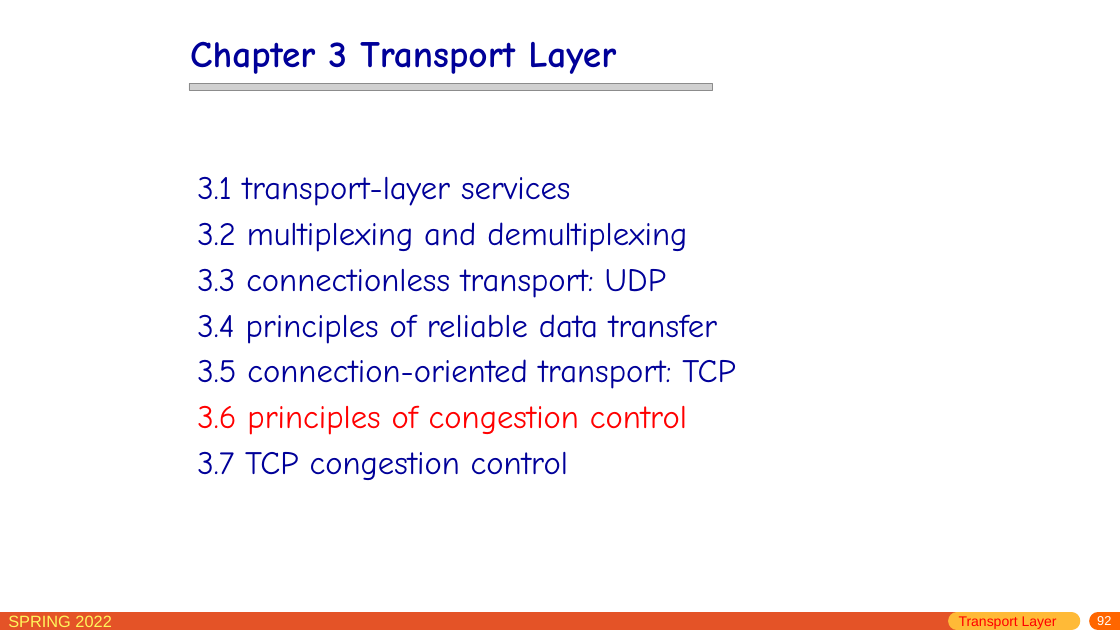
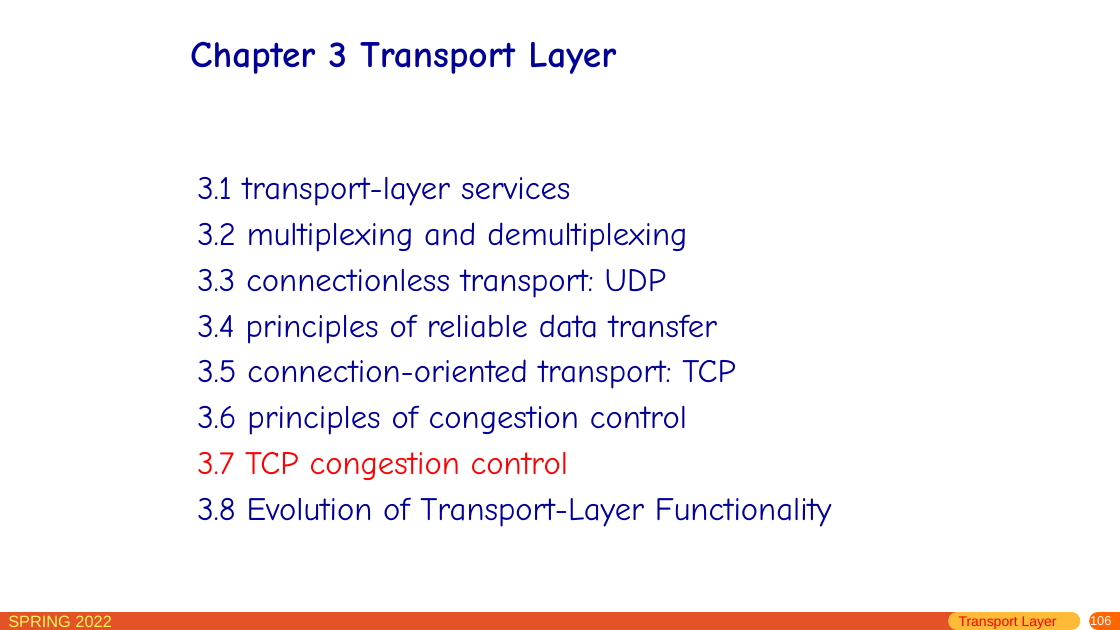
Before and after one commit to network-whu/slides, a slide deck: slide 106 of pptx/chapter3.pptx (slide 92 before the commit). Drawn at 1120x630 pixels with LibreOffice and Linux fonts; fonts in the diff are those of the drawing; grey boxes stand for pictures. Boxes give left, top, right and bottom in pixels: in the first picture for what was removed or moved away, otherwise in the second. Text is boxed around its words. In the diff, an @@ line names an element or a change of style, - is before the commit and + after.

```diff
--- a/pptx/chapter3.pptx
+++ b/pptx/chapter3.pptx
@@ picture removed at (x1=189, y1=83, x2=712, y2=90) @@
@@ text at (x1=197, y1=405, x2=687, y2=480): text colour #FF0000 to #000099 in "3.6 principles of congestion control"; text colour #000099 to #FF0000 in "3.7 TCP congestion control" @@
@@ text at (x1=197, y1=498, x2=832, y2=527): paragraph added @@
+3.8 Evolution of Transport-Layer Functionality
@@ page number at (x1=1090, y1=615, x2=1111, y2=628): text changed @@
-92
+106
```
Also in this commit, not shown: 22 other slides changed, 4 slides added, 2 other files.
